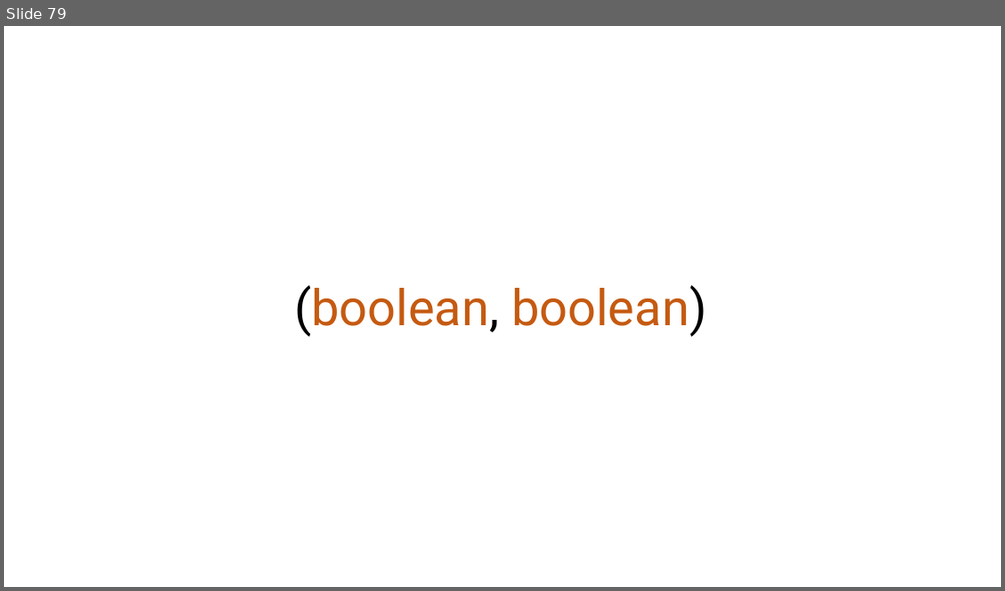
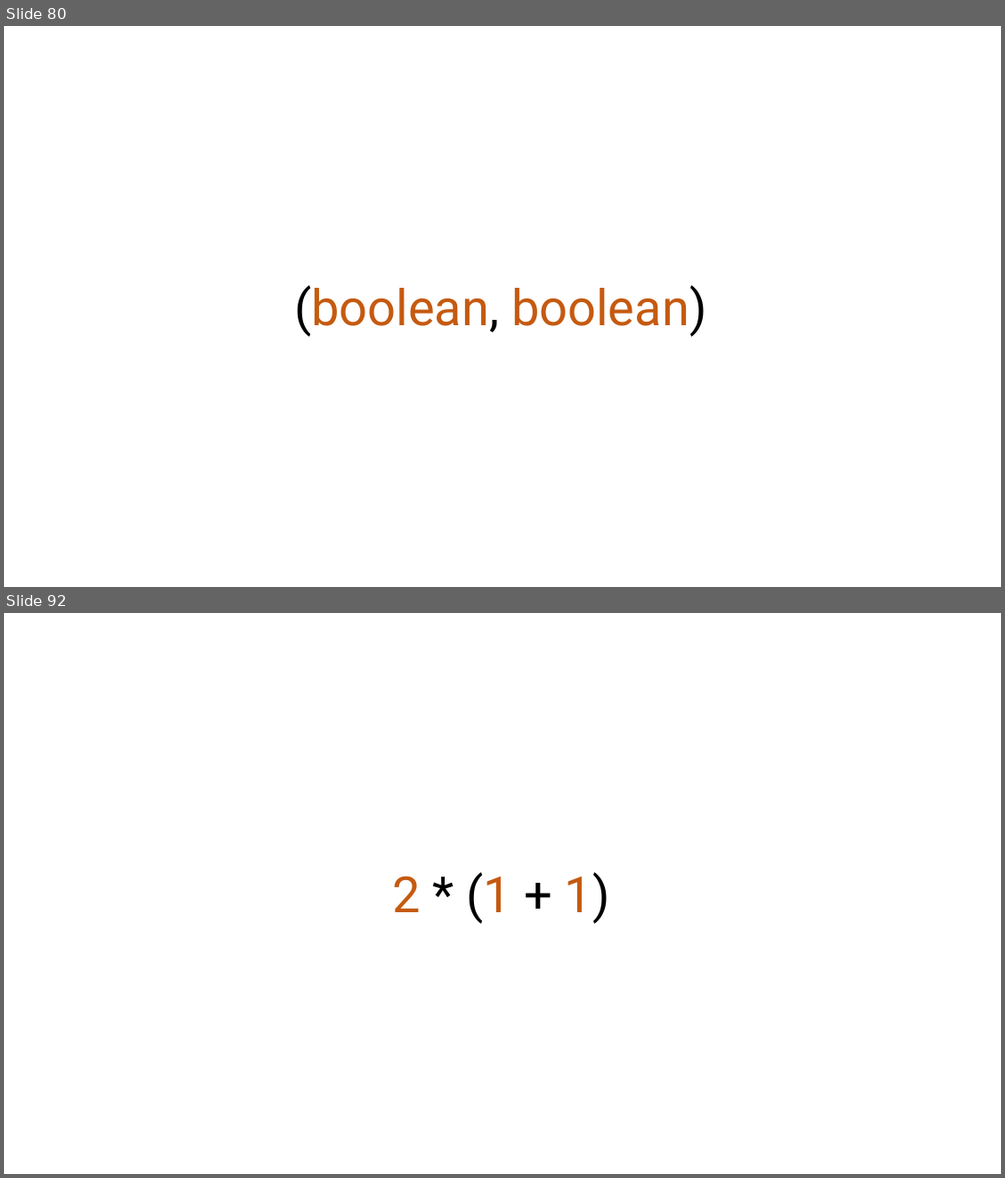
Before and after one commit to rkhaimov/brain-gym, a slide deck: Презентация.pptx. Shown one above the other, each under a label of ours: slide 79 before the commit, slides 80 and 92 after it; the slides between them are not shown. The pictures are 1005x591 and 1005x1178 pixels, drawn with LibreOffice and Linux fonts; fonts in the diff are those of the drawing. Boxes give left, top, right and bottom in pixels: in the first picture for what was removed or moved away, otherwise in the second. Text is boxed around its words. In the diff, an @@ line names an element or a change of style, - is before the commit and + after.

```diff
--- a/Презентация.pptx
+++ b/Презентация.pptx
@@ slide 92 added at [4, 613, 1001, 1174], background #FFFFFF @@
@@ text added at [392, 872, 610, 924], 48 pt, text #000000 @@
+2 * (1 + 1)
@@ what was slide 79 is now slide 80 @@
```
Also in this commit, not shown: 1 slide changed, 18 other slides added, 8 slides removed, 4 other files.
